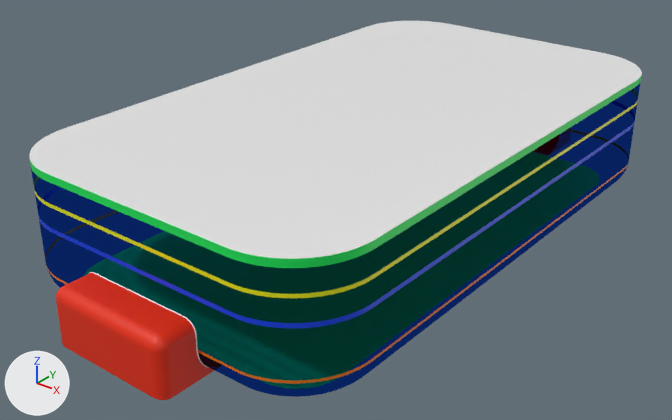
An edit to the Blender file Assets/Rocket Cars/Models/Arena.blend, drawn before and after from the same camera.
Camera for both pictures: a camera (50 mm lens) standing at (186.0, -251.0, 156.0) and looking at (-5.0, -13.0, 9.0). Arrows for +X, +Y and +Z are at lower left; the lights stay in place. The picture after the commit comes second.
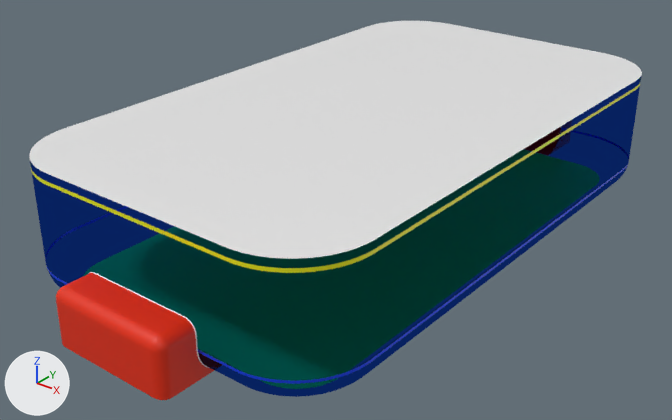
Boxes [x1, y1, x2, y2] around the edits, measured in the pictures (672 x 420 px):
part 1 of me_cube_002, reshaped
    both: [31, 84, 640, 294]
part 2 of me_cube_002, recoloured
    both: [30, 77, 641, 268]
part 3 of me_cube_002, recoloured
    both: [35, 100, 638, 298]
part 4 of me_cube_002, recoloured
    both: [38, 121, 635, 329]
part 5 of me_cube_002, recoloured
    both: [46, 162, 629, 384]

The change in detail:
me_cube_002 is used by ob_cube_002; location (0.0, 0.0, 0.0).
me_cube_002 had 2918 vertices, 2845 faces and spanned x -63.0..63.0, y -122.0..122.0, z 1.0..47.0.
me_cube_002 now has 2990 vertices, 2917 faces and spans x -63.0..63.0, y -122.0..122.0, z 1.0..47.0.
Part 1, on me_cube_002:
72 faces are deleted.
72 vertices are added at x -63.0..63.0, y -109.0..109.0, z 43.0.
72 new faces join them, mat_stripea (yellow #e4e700).
72 new faces join them, mat_glass.
me_cube_002 part 2: 72 faces spanning x -63.0..63.0, y -109.0..109.0, z 45.0..47.0 switch from mat_field (green #10e75b) to mat_glass.
me_cube_002 part 3: 72 faces spanning x -63.0..63.0, y -109.0..109.0, z 36.0..37.0 switch from mat_stripea (yellow #e4e700) to mat_glass.
me_cube_002 part 4: 72 faces spanning x -63.0..63.0, y -109.0..109.0, z 27.0..29.0 switch from mat_stripeb (blue #003de7) to mat_glass.
me_cube_002 part 5: 68 faces spanning x -63.0..63.0, y -109.0..109.0, z 10.0..11.0 switch from mat_stripec (orange #e77800) to mat_stripeb (blue #003de7).
